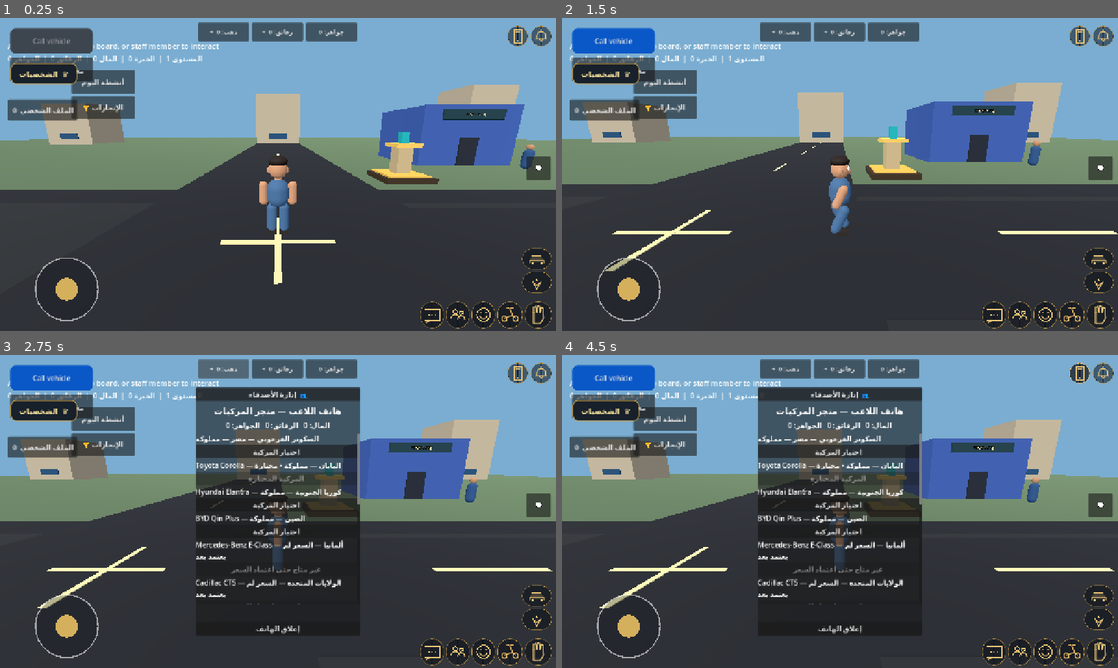
Above: before the commit, frames 1-4 (two rows, left to right).
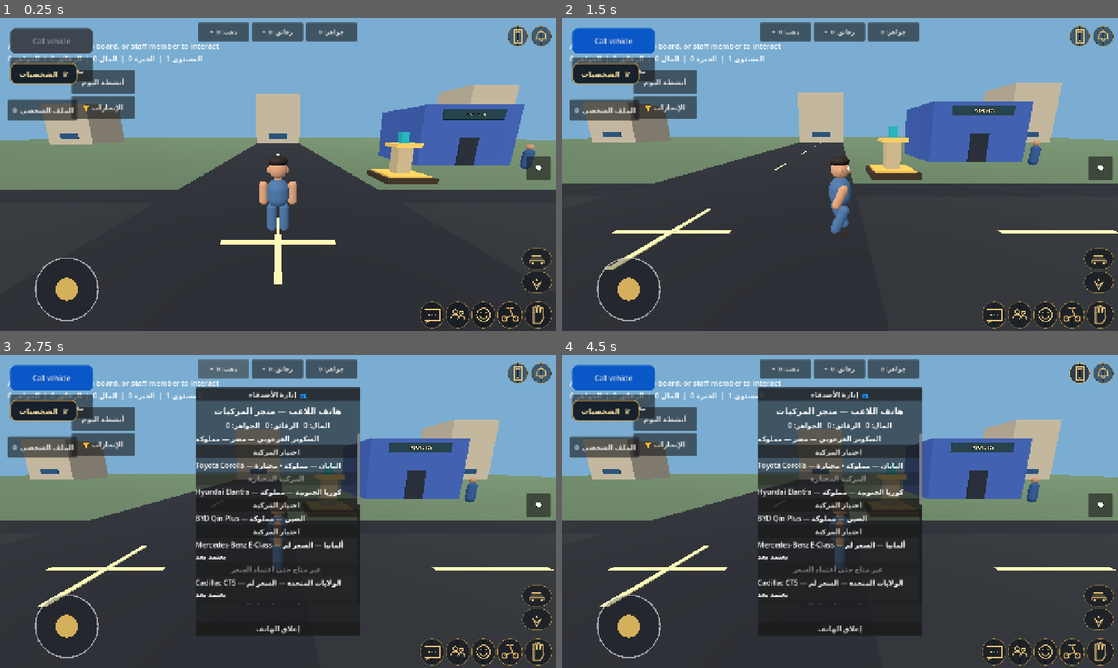
Above: after the commit, the same moments.

Repository: gamalalaraby1988-dotcom/King-Egypt-
Game: Godot game, scene res://scenes/main.tscn
Two runs of this game, one before a commit and one after it. Both use one fixed random seed, a clock stepped at 60 frames per second and the inputs below.
Inputs (mouse positions are in pixels of both pictures, inside the frame that each line leads up to):
- Up to frame 1 (0.25 s): no input
- Up to frame 2 (1.5 s): tap Enter at 0.5 s; move the mouse to (962, 158) at 0.52 s; hold D (move_right) 0.53-1.25 s; hold Shift (sprint) 0.53-1.25 s; click (962, 158) at 0.67 s; drag from (728, 190) to (812, 237) at 1.27 s
- Up to frame 3 (2.75 s): click "ذهب: 0 +" at 2 s
- Up to frame 4 (4.5 s): click "رقائق: 0 +" at 2.75 s; click "جواهر: 0" at 3.5 s; click (1079, 373) at 4.25 s

The runs differ from the first frame. In frame 1, less than 0.1% of the frame differs, in the area x 50-61%, y 72-86%; in frame 2, 0.7%, in the area x 0-100%, y 20-81%; in frame 3, 0.7%; in frame 4, 0.7%.

Commit message:
Level camp roads with city ground

Diff:
--- a/scripts/main.gd
+++ b/scripts/main.gd
@@ -1787,9 +1787,9 @@
 
 func _create_camp() -> void:
 	# طريق واضح يصل المخيم بالطريق الرئيسي مع تجنب كتل المباني.
-	_create_box(self, "CampRoad_Entry", Vector3(32, 0.07, 5), Vector3(16, 0.025, 0), Color(0.12, 0.13, 0.15), true)
-	_create_box(self, "CampRoad_North", Vector3(5, 0.07, 75), Vector3(30, 0.025, 37.5), Color(0.12, 0.13, 0.15), true)
-	_create_box(self, "CampRoad_Camp", Vector3(30, 0.07, 5), Vector3(45, 0.025, 75), Color(0.12, 0.13, 0.15), true)
+	_create_box(self, "CampRoad_Entry", Vector3(32, 0.08, 5), Vector3(16, -0.01, 0), Color(0.12, 0.13, 0.15), true)
+	_create_box(self, "CampRoad_North", Vector3(5, 0.08, 75), Vector3(30, -0.01, 37.5), Color(0.12, 0.13, 0.15), true)
+	_create_box(self, "CampRoad_Camp", Vector3(30, 0.08, 5), Vector3(45, -0.01, 75), Color(0.12, 0.13, 0.15), true)
 	var camp := Node3D.new()
 	camp.name = "AnimalCamp"
 	camp.position = Vector3(60, 0, 75)
